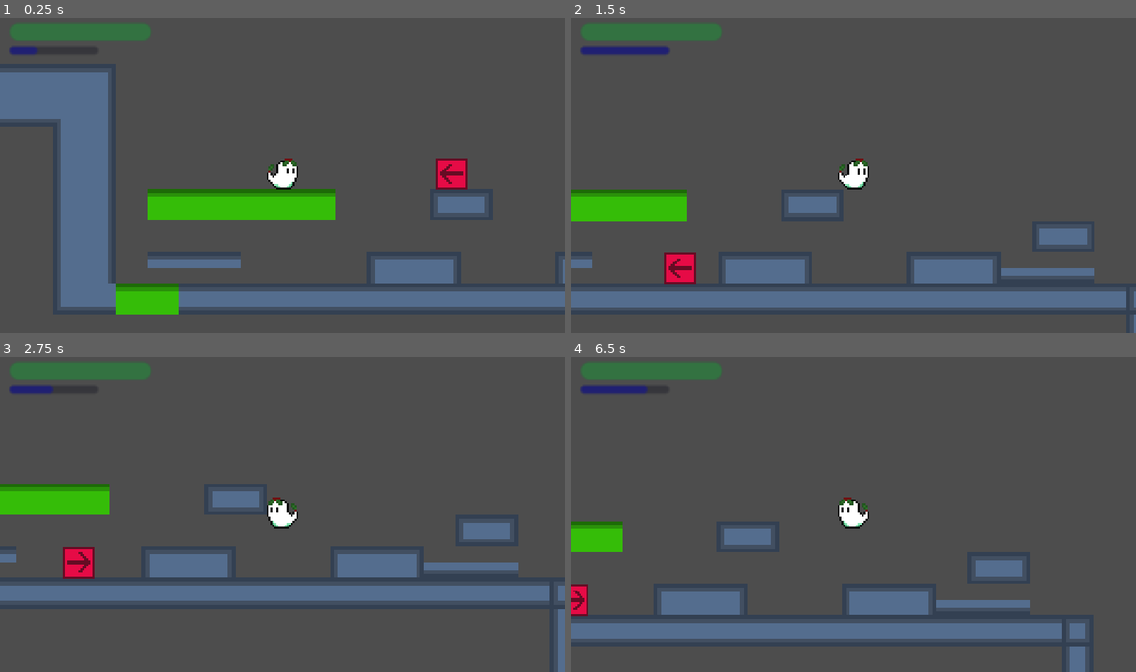
Above: before the commit, frames 1-4 (two rows, left to right).
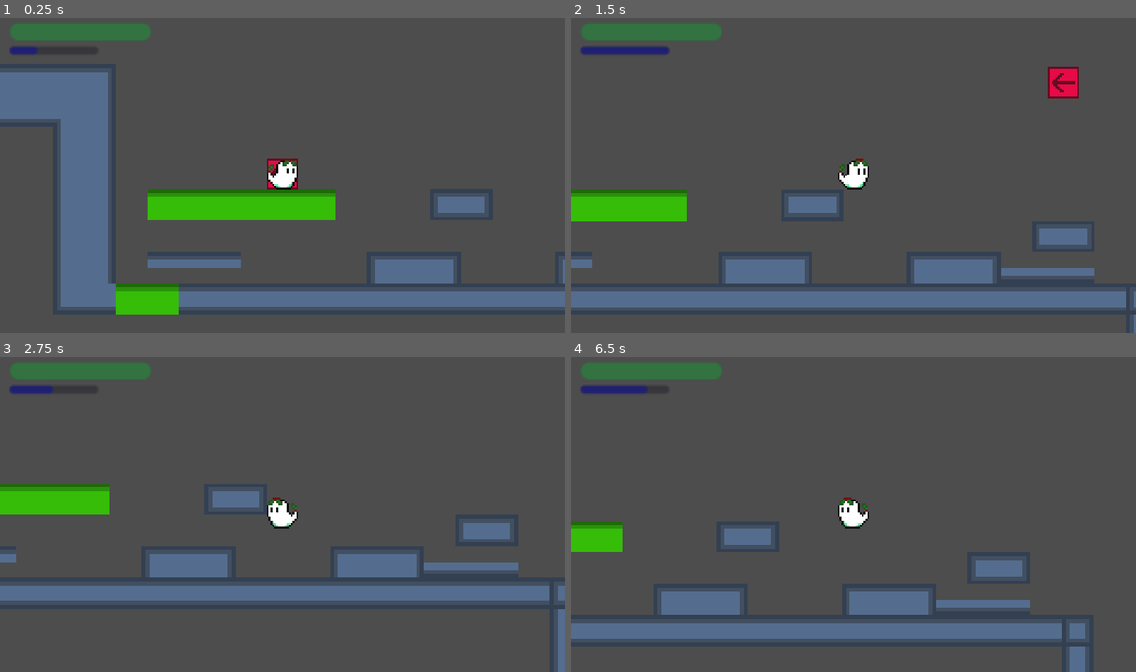
Above: after the commit, the same moments.

Repository: boiledEgg11/mis-tulto-game-project
Game: Godot game, scene res://node_2d.tscn
Same seed, same stepped clock (60 frames per second), same inputs: the game is played once before the commit and once after it.
Inputs (mouse positions are in pixels of both pictures, inside the frame that each line leads up to):
- Up to frame 1 (0.25 s): no input
- Up to frame 2 (1.5 s): tap Enter at 0.5 s; move the mouse to (977, 159) at 0.52 s; hold Right (right) from 0.53 s (still down); tap I (i) at 0.6 s; click (977, 159) at 0.67 s; tap Up (up) at 0.77, 1.07 s; tap J (j) at 0.8, 1.35 s; move the mouse to (740, 191) at 1.27 s
- Up to frame 3 (2.75 s): tap Up (up) at 1.52, 1.82 s; tap L (l) at 1.55, 2.1 s; move the mouse to (339, 442) at 2.02 s; release Right (right) at 2.03 s; hold Left (left) from 2.03 s (still down); tap Space (space) at 2.3 s
- Up to frame 4 (6.5 s): move the mouse to (825, 577) at 2.77 s; release Left (left) at 2.78 s; hold Right (right) 2.78-4.28 s; tap Space (space) at 2.85, 5.75, 6.05 s; click (825, 577) at 2.92 s; tap Up (up) at 3.02, 3.05, 3.32, 3.6, 3.77, 4.07, 4.52, 4.82, 6.02, 6.32 s; move the mouse to (1023, 561) at 3.52 s; tap I (i) at 3.8, 4.35 s; move the mouse to (684, 464) at 4.27 s; hold Left (left) 4.28-5.03 s; tap J (j) at 4.55, 5.1 s; move the mouse to (881, 514) at 5.02 s; hold Right (right) 5.03-5.78 s; click (881, 514) at 5.17 s; tap L (l) at 5.3, 5.85 s; move the mouse to (768, 432) at 5.77 s; hold Left (left) from 5.78 s (still down)

The runs differ from the first frame. In frame 1, 0.7% of the frame differs, in the area x 47-83%, y 44-55%; in frame 2, 1.1%, in the area x 16-90%, y 15-85%; in frame 3, 0.6%; in frame 4, 0.3%.

Commit message:
Updated folders to commit easier + added initial "possess"

Diff:
--- /dev/null
+++ b/codes/AUTOLOADS.gd
@@ -0,0 +1,12 @@
+extends Node
+
+var PLAYER_POSITION_X = 0
+var PLAYER_POSITION_Y = 0
+# Called when the node enters the scene tree for the first time.
+func _ready() -> void:
+	pass # Replace with function body.
+
+
+# Called every frame. 'delta' is the elapsed time since the previous frame.
+func _process(delta: float) -> void:
+	pass
--- a/character_body_2d.gd
+++ b/codes/character_body_2d.gd
@@ -11,7 +11,7 @@
 var SLIDE = 0
 var DASH_DIRECTION = 0
 var DASH_MOVE = false
-var DAMAGE_MULTIPLIER = 1
+var DAMAGE_MULTIPLIER = -1
 var CROUCH_BLOCK = false
 var INVINCIBLE = false
 var floating = false
@@ -20,6 +20,9 @@
 	$CrouchTestArea/CollisionShape2D.shape.size = Vector2(15.5, 15.5)
 	$PlayerHealth.value = 10
 	$AttackCollision/CollisionShape2D.disabled = true
+	$PossessArea/PossessShape.disabled = true
+	$DamageCollision/PlayerDamageCollision.disabled = false
+	$DamageCollision/PlayerDamageCollision.shape.size = Vector2(10, 10)
 func _health_process(DAMAGE: float) -> void:
 	if not INVINCIBLE:
 		TEXTURE_LOCK = true
@@ -41,6 +44,8 @@
 	$PlayerHealth.value = 10
 	TEXTURE_LOCK = false
 func _physics_process(delta: float) -> void:
+	Autoloads.PLAYER_POSITION_X = position.x
+	Autoloads.PLAYER_POSITION_Y = position.y
 	if INVINCIBLE:
 		$DamageCollision/PlayerDamageCollision.shape.size = Vector2(0, 0)
 	move_and_slide()
@@ -52,14 +57,14 @@
 			$Sprite2D.flip_h = true
 		if not is_on_floor():
 			SLIDE = 5
-			DAMAGE_MULTIPLIER = 1.2
+			DAMAGE_MULTIPLIER = -1.2
 		else:
 			if CROUCH:
 				SLIDE = 120
-				DAMAGE_MULTIPLIER = 0.8
+				DAMAGE_MULTIPLIER = -0.8
 			else:
 				SLIDE = 30
-				DAMAGE_MULTIPLIER = 1
+				DAMAGE_MULTIPLIER = -1
 		if not is_on_floor() and not floating:
 			if Input.is_action_pressed("down"):
 				velocity += get_gravity() * delta * 2.5
@@ -104,11 +109,13 @@
 					DASH_DIRECTION = -1
 				if direction > 0:
 					DASH_DIRECTION = 1
+				if direction == 0:
+					DASH_DIRECTION = 0
 				DASH_MOVE = true
 				INVINCIBLE = true
 				$Sprite2D.texture = load("res://assets/placeholder_dash.png")
 				$DashRecover.value = 0
-				if direction == 0:
+				if DASH_DIRECTION == 0:
 					velocity.x = 0
 					$Sprite2D.flip_h = false
 					$Sprite2D.rotation_degrees = -90
@@ -124,11 +131,11 @@
 							$Sprite2D.flip_v = true
 					velocity.y = DASH_Y_CHANGE * DASH_SPEED / 3
 					velocity.x = abs(DASH_SPEED - abs(velocity.y)) * DASH_DIRECTION
-				$AttackCollision/CollisionShape2D.shape.size = Vector2(17, 17)
-				$AttackCollision/CollisionShape2D.disabled = false
+				$PossessArea/PossessShape.disabled = false
 				if DASH_Y_CHANGE == 1 and is_on_floor():
 					velocity.y = -200
 					velocity.x = DASH_SPEED * DASH_DIRECTION * 1.5
+					$AttackCollision/CollisionShape2D.disabled = false
 					await get_tree().create_timer(0.1).timeout
 				else:
 					await get_tree().create_timer(0.25).timeout
@@ -141,7 +148,7 @@
 					velocity.y = 0
 					velocity.x = 0
 				$AttackCollision/CollisionShape2D.disabled = true
-				$AttackCollision/CollisionShape2D.shape.size = Vector2(0, 0)
+				$PossessArea/PossessShape.disabled = true
 func _process(delta: float) -> void:
 	_dash_recover_process(1)
 
@@ -157,27 +164,22 @@
 	CROUCH_BLOCK = true
 	print("cant crouch")
 
-func _on_attack_collision_area_body_entered(body) -> void:
-	if body.is_in_group("damage"):
+func _on_damage_collision_area_entered(area) -> void:
+	if area.is_in_group("damage"):
 		ENEMY_COLLISION = true
 		if not INVINCIBLE:
 			velocity.y = -200
-		_health_process(-1)
+		_health_process(1)
 		print(INVINCIBLE)
-
-func _on_attack_collision_area_body_exited(body) -> void:
-	if body.is_in_group("damage"):
-		ENEMY_COLLISION = false
-
-func _on_damage_collision_area_entered(area) -> void:
-	floating = true
-	if area.is_in_group("float"):
-		position.y = 0
-		position.x = 0
 
 
 func _on_crouch_test_area_area_entered(area: Area2D) -> void:
 	if area.is_in_group("float"):
 		position.y = 0
 		position.x = 0
-		_health_process(-5)
+		_health_process(5)
+
+
+func _on_damage_collision_area_exited(area) -> void:
+	if area.is_in_group("damage"):
+		ENEMY_COLLISION = false
--- /dev/null
+++ b/codes/rigid_body_2d.gd
@@ -0,0 +1,67 @@
+extends CharacterBody2D
+var SPEED = 50
+var direction = -1
+var health = 5
+var possess_health = 0
+var SLIDE
+func _ready() -> void:
+	$EnemyArea/CollisionShape2D.disabled = false
+func _physics_process(delta: float) -> void:
+	move_and_slide()
+	if possess_health != -1:
+		if possess_health > health:
+			possess_health = health
+		velocity.x = direction * SPEED
+		if not is_on_floor():
+				velocity += get_gravity() * delta * 1.5
+	else:
+		if possess_health == -1:
+			SPEED = 120
+			$EnemyArea/CollisionShape2D.disabled = true
+			move_and_slide()
+			direction = Input.get_axis("left", "right")
+			if direction > 0:
+				$Sprite2D.flip_h = false
+			if direction < 0:
+				$Sprite2D.flip_h = true
+			if not is_on_floor():
+				SLIDE = 5
+			else:
+				SLIDE = 30
+			if not is_on_floor():
+				if Input.is_action_pressed("down"):
+					velocity += get_gravity() * delta * 2.5
+				else:
+					velocity += get_gravity() * delta * 1.5
+		if is_on_floor():
+			if Input.is_action_just_pressed("up"):
+				velocity.y = -400
+	# Get the input direction and handle the movement/deceleration.
+	# As good practice, you should replace UI actions with custom gameplay actions.
+			if direction:
+					velocity.x = SPEED * direction
+			if not direction:
+				velocity.x = move_toward(velocity.x, 0, SLIDE)
+				direction = 0
+
+func _on_left_collision_check_body_entered(body: Node2D) -> void:
+	direction = 1
+	$Sprite2D.flip_h = true
+func _on_right_collision_check_body_entered(body: Node2D) -> void:
+	direction = -1
+	$Sprite2D.flip_h = false
+func _on_enemy_area_area_entered(area) -> void:
+	if area.name == "AttackCollision":
+		health -= 1
+		print("damaged")
+	if area.name == "PossessArea":
+		possess_health -= 1
+func _process(delta: float) -> void:
+	if health == 0:
+		queue_free()
+	if possess_health == 0:
+		position.x = Autoloads.PLAYER_POSITION_X
+		position.y = Autoloads.PLAYER_POSITION_Y
+		possess_health = -1
+		velocity.x = 0
+		velocity.y = 0
--- a/node_2d.tscn
+++ b/node_2d.tscn
@@ -1,13 +1,13 @@
 [gd_scene format=4 uid="uid://bficcnd31abcj"]
 
-[ext_resource type="Script" uid="uid://c58d18t8eq3k1" path="res://character_body_2d.gd" id="1_0e48y"]
+[ext_resource type="Script" uid="uid://c58d18t8eq3k1" path="res://codes/character_body_2d.gd" id="1_0e48y"]
 [ext_resource type="Texture2D" uid="uid://by0xtcu6q3j2l" path="res://assets/placeholder_player.png" id="2_0hol4"]
-[ext_resource type="Script" uid="uid://duh4koj5u1eax" path="res://area_2d.gd" id="2_rj586"]
-[ext_resource type="Script" uid="uid://bb5icce710kjn" path="res://collision_shape_2d.gd" id="3_4d7sh"]
-[ext_resource type="Script" uid="uid://bdhohfio7mlni" path="res://tile_map_test.gd" id="4_0hol4"]
-[ext_resource type="Script" uid="uid://csugv3yw5phaf" path="res://crouch_test_area.gd" id="5_d21ai"]
+[ext_resource type="Script" uid="uid://duh4koj5u1eax" path="res://codes/area_2d.gd" id="2_rj586"]
+[ext_resource type="Script" uid="uid://bb5icce710kjn" path="res://codes/collision_shape_2d.gd" id="3_4d7sh"]
+[ext_resource type="Script" uid="uid://bdhohfio7mlni" path="res://codes/tile_map_test.gd" id="4_0hol4"]
+[ext_resource type="Script" uid="uid://csugv3yw5phaf" path="res://codes/crouch_test_area.gd" id="5_d21ai"]
 [ext_resource type="Texture2D" uid="uid://dne3xiancyp7h" path="res://assets/placeholder_tileset.png" id="5_rj586"]
-[ext_resource type="Script" uid="uid://cc0rtmvte20dk" path="res://rigid_body_2d.gd" id="8_rj586"]
+[ext_resource type="Script" uid="uid://cc0rtmvte20dk" path="res://codes/rigid_body_2d.gd" id="8_rj586"]
 [ext_resource type="Texture2D" uid="uid://b7dpufmafxgyw" path="res://assets/placeholder_enemy.png" id="9_4d7sh"]
 
 [sub_resource type="RectangleShape2D" id="RectangleShape2D_b5jwi"]
@@ -23,7 +23,10 @@
 size = Vector2(15.5, 15.5)
 
 [sub_resource type="RectangleShape2D" id="RectangleShape2D_7ucd7"]
-size = Vector2(0, 0)
+size = Vector2(17, 17)
+
+[sub_resource type="RectangleShape2D" id="RectangleShape2D_kurx0"]
+size = Vector2(16.25, 17)
 
 [sub_resource type="PhysicsMaterial" id="PhysicsMaterial_q6r6c"]
 resource_local_to_scene = true
@@ -127,7 +130,7 @@
 
 [node name="PlayerDamageCollision" type="CollisionShape2D" parent="Player/DamageCollision" unique_id=2075048318]
 shape = SubResource("RectangleShape2D_euwu4")
-debug_color = Color(2.117753e-06, 0.65099275, 0.075226285, 0.41960785)
+debug_color = Color(0, 0.6509804, 0.07450981, 1)
 script = ExtResource("3_4d7sh")
 
 [node name="Sprite2D" type="Sprite2D" parent="Player" unique_id=1032957902]
@@ -166,7 +169,14 @@
 
 [node name="CollisionShape2D" type="CollisionShape2D" parent="Player/AttackCollision" unique_id=832266739]
 shape = SubResource("RectangleShape2D_7ucd7")
-debug_color = Color(0.4250181, 0.0011518651, 0.6030327, 0.41960785)
+debug_color = Color(0.42352942, 0, 0.6039216, 0.5882353)
+
+[node name="PossessArea" type="Area2D" parent="Player" unique_id=701140378]
+position = Vector2(0.375, 0)
+
+[node name="PossessShape" type="CollisionShape2D" parent="Player/PossessArea" unique_id=1164572365]
+shape = SubResource("RectangleShape2D_kurx0")
+debug_color = Color(3.465414e-06, 0.6276734, 0.50268704, 0.41960785)
 
 [node name="TileMapLayer" type="TileMapLayer" parent="." unique_id=1246592559 groups=["Player_collisoin"]]
 light_mask = 261
@@ -175,7 +185,7 @@
 tile_set = SubResource("TileSet_413ny")
 script = ExtResource("4_0hol4")
 
-[node name="EnemyTest" type="CharacterBody2D" parent="." unique_id=1630711260 groups=["damage"]]
+[node name="EnemyTest" type="CharacterBody2D" parent="." unique_id=1630711260]
 position = Vector2(98, 0)
 collision_layer = 2
 collision_mask = 3
@@ -199,8 +209,8 @@
 [node name="CollisionShape2D" type="CollisionShape2D" parent="EnemyTest/RightCollisionCheck" unique_id=1806524756]
 shape = SubResource("RectangleShape2D_nfudh")
 
-[node name="EnemyArea" type="Area2D" parent="EnemyTest" unique_id=1094728586]
-collision_layer = 8
+[node name="EnemyArea" type="Area2D" parent="EnemyTest" unique_id=1094728586 groups=["damage"]]
+collision_layer = 10
 collision_mask = 8
 
 [node name="CollisionShape2D" type="CollisionShape2D" parent="EnemyTest/EnemyArea" unique_id=947598378]
@@ -213,6 +223,7 @@
 shape = SubResource("RectangleShape2D_ir8iy")
 
 [connection signal="area_entered" from="Player/DamageCollision" to="Player" method="_on_damage_collision_area_entered"]
+[connection signal="area_exited" from="Player/DamageCollision" to="Player" method="_on_damage_collision_area_exited"]
 [connection signal="area_shape_entered" from="Player/DamageCollision" to="Player" method="_on_damage_collision_area_shape_entered"]
 [connection signal="body_entered" from="Player/DamageCollision" to="Player" method="_on_attack_collision_area_body_entered"]
 [connection signal="body_exited" from="Player/DamageCollision" to="Player" method="_on_attack_collision_area_body_exited"]
--- a/project.godot
+++ b/project.godot
@@ -13,7 +13,11 @@
 config/name="Mis-tulto"
 run/main_scene="uid://bficcnd31abcj"
 config/features=PackedStringArray("4.7", "Forward Plus")
-config/icon="res://icon.svg"
+config/icon="res://assets/icon/icon.svg"
+
+[autoload]
+
+Autoloads="*uid://w335w5cpmm11"
 
 [display]
 
--- a/rigid_body_2d.gd
+++ /dev/null
@@ -1,24 +0,0 @@
-extends CharacterBody2D
-var SPEED = 50
-var direction = -1
-var health = 10
-func _physics_process(delta: float) -> void:
-	move_and_slide()
-	velocity.x = direction * SPEED
-	if not is_on_floor():
-		velocity += get_gravity() * delta * 1.5
-func _on_left_collision_check_body_entered(body: Node2D) -> void:
-	direction = 1
-	$Sprite2D.flip_h = true
-func _on_right_collision_check_body_entered(body: Node2D) -> void:
-	direction = -1
-	$Sprite2D.flip_h = false
-
-
-func _on_enemy_area_area_entered(area) -> void:
-	if area.name == "AttackCollision":
-		health -= 5
-		print("damaged")
-func _process(delta: float) -> void:
-	if health == 0:
-		queue_free()
Not shown, added: addons/godot_super-wakatime/api_key_prompt.tscn
Not shown, added: addons/godot_super-wakatime/counter.tscn
Not shown, added: addons/godot_super-wakatime/godot_super-wakatime.gd
Not shown, added: addons/godot_super-wakatime/godot_super-wakatime.gd.uid
Not shown, added: addons/godot_super-wakatime/plugin.cfg
Not shown, added: addons/godot_super-wakatime/utils.gd
Not shown, added: addons/godot_super-wakatime/utils.gd.uid
Binary file added: assets/icon/Mis-tulto.apple-touch-icon.png
Not shown, added: assets/icon/Mis-tulto.apple-touch-icon.png.import
Binary file added: assets/icon/Mis-tulto.icon.png
Not shown, added: assets/icon/Mis-tulto.icon.png.import
Binary file added: assets/icon/Mis-tulto.png
(and 34 more such lines)
